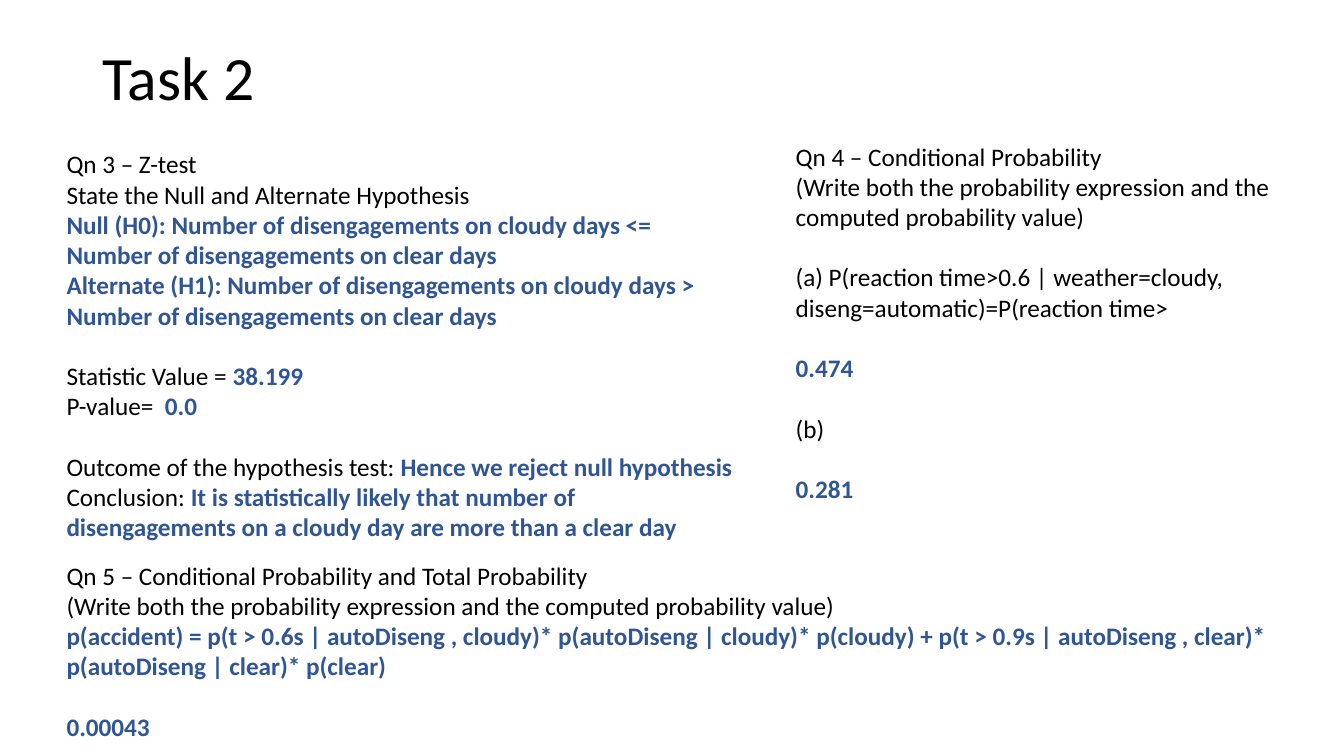
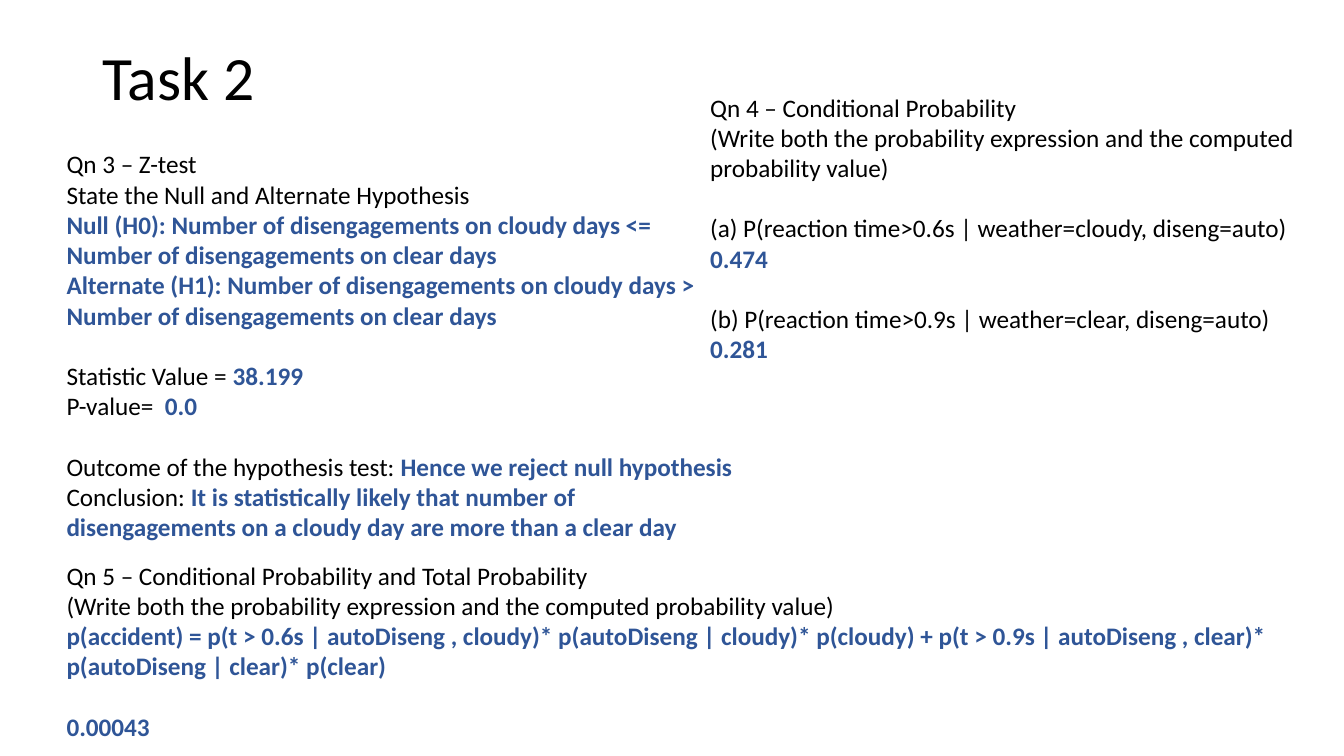
Before and after one commit to gowthamkuntumalla/Safety_in_autonomous_vehicles_MP, a slide deck: slide 6 of somani4_MP1.pptx. Drawn at 1344x756 pixels with LibreOffice and Linux fonts; fonts in the diff are those of the drawing. Boxes give left, top, right and bottom in pixels: in the first picture for what was removed or moved away, otherwise in the second. Text is boxed around its words. In the diff, an @@ line names an element or a change of style, - is before the commit and + after.

```diff
--- a/somani4_MP1.pptx
+++ b/somani4_MP1.pptx
@@ text "Qn 4 – Conditional Probability": place and size @@
-text "Qn 4 – Conditional Probability" at (796,148,1269,498)
+text "Qn 4 – Conditional Probability" at (710,99,1293,358)
@@ text at (710,218,1286,242): text changed @@
-(a) P(reaction time>0.6 | weather=cloudy, diseng=automatic)=P(reaction time>
+(a) P(reaction time>0.6s | weather=cloudy, diseng=auto)
@@ text at (710,309,1269,333): text changed @@
-(b)
+(b) P(reaction time>0.9s | weather=clear, diseng=auto)
```
Also in this commit, not shown: 8 other slides changed, 1 slide added, 3 other files.
